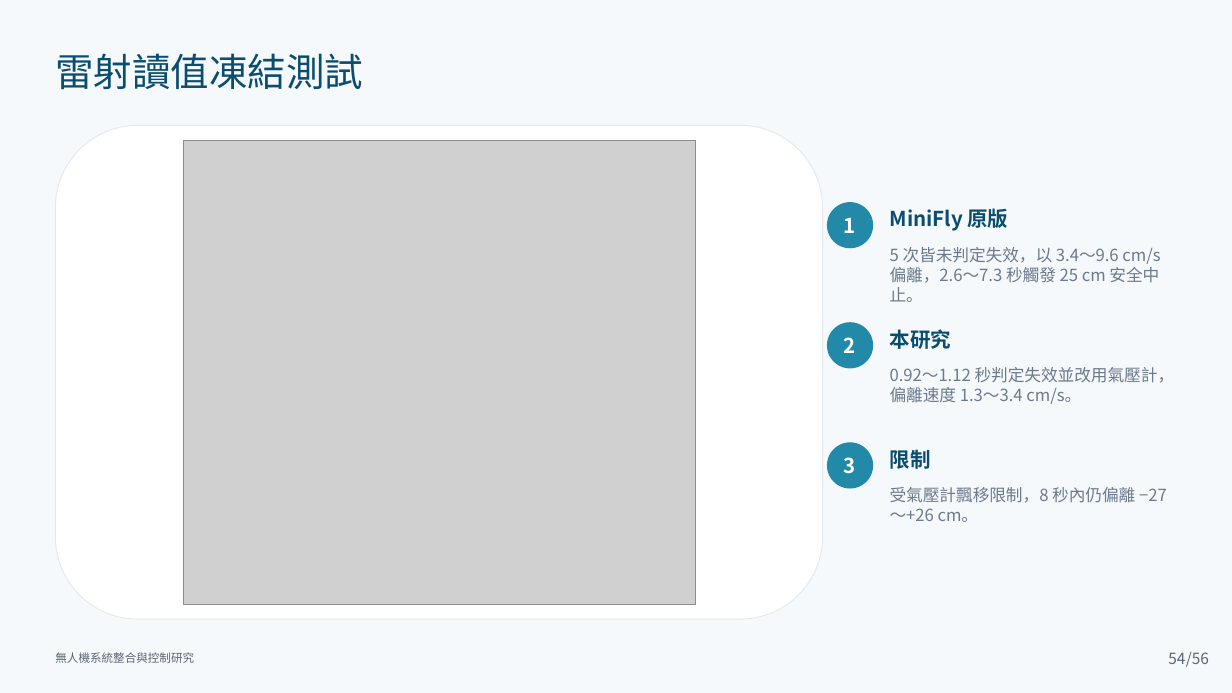
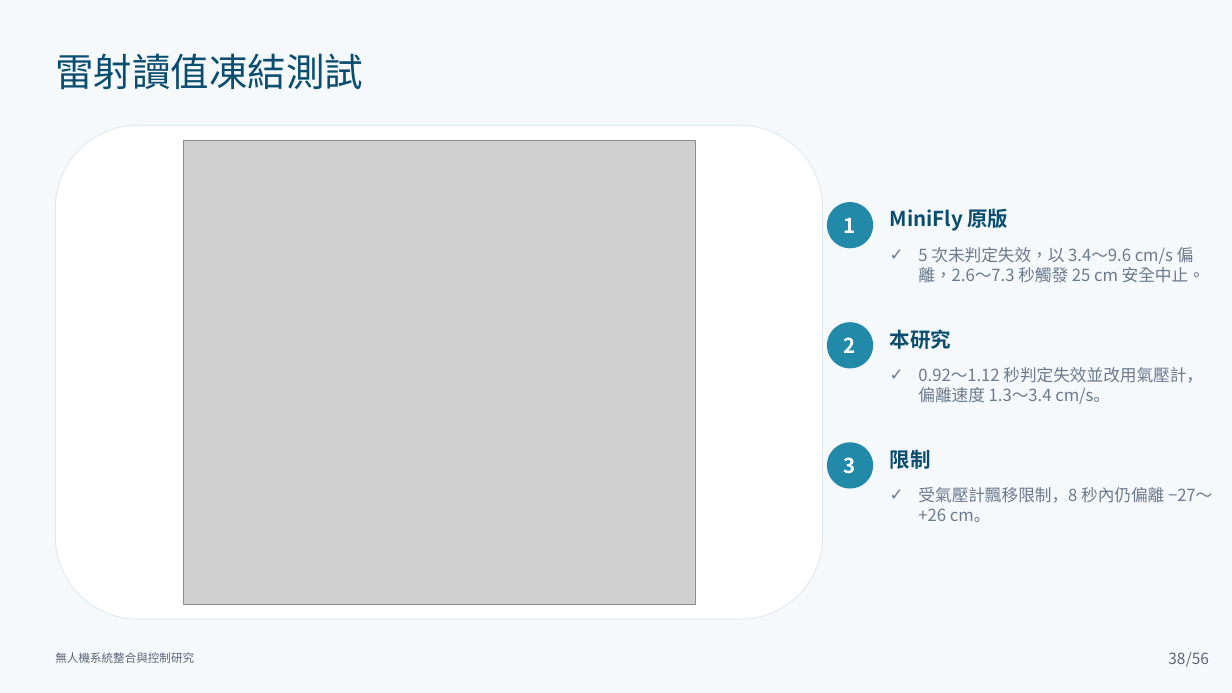
Before and after one commit to lingken1028/-, a slide deck: slide 38 of 無人機系統整合與控制研究_口試簡報 (2).pptx (slide 54 before the commit). Drawn at 1232x693 pixels with LibreOffice and Linux fonts; fonts in the diff are those of the drawing; grey boxes stand for pictures. Boxes give left, top, right and bottom in pixels: in the first picture for what was removed or moved away, otherwise in the second. Text is boxed around its words. In the diff, an @@ line names an element or a change of style, - is before the commit and + after.

```diff
--- a/無人機系統整合與控制研究_口試簡報 (2).pptx
+++ b/無人機系統整合與控制研究_口試簡報 (2).pptx
@@ text at (918,247,1205,283): text changed @@
-5 次皆未判定失效，以 3.4～9.6 cm/s 偏離，2.6～7.3 秒觸發 25 cm 安全中止。
+✓ 5 次未判定失效，以 3.4～9.6 cm/s 偏離，2.6～7.3 秒觸發 25 cm 安全中止。
@@ text "0.92～1.12 秒判定失效並改用氣壓計，偏離速度 1.3～3.4 cm/s。" at (918,367,1203,404): bullet none to ✓ @@
@@ text "受氣壓計飄移限制，8 秒內仍偏離 −27～+26 cm。" at (918,487,1212,522): bullet none to ✓ @@
@@ page number at (1168,652,1185,664): text changed @@
-54
+38
```
Also in this commit, not shown: 40 other slides changed, 15 slides added.
